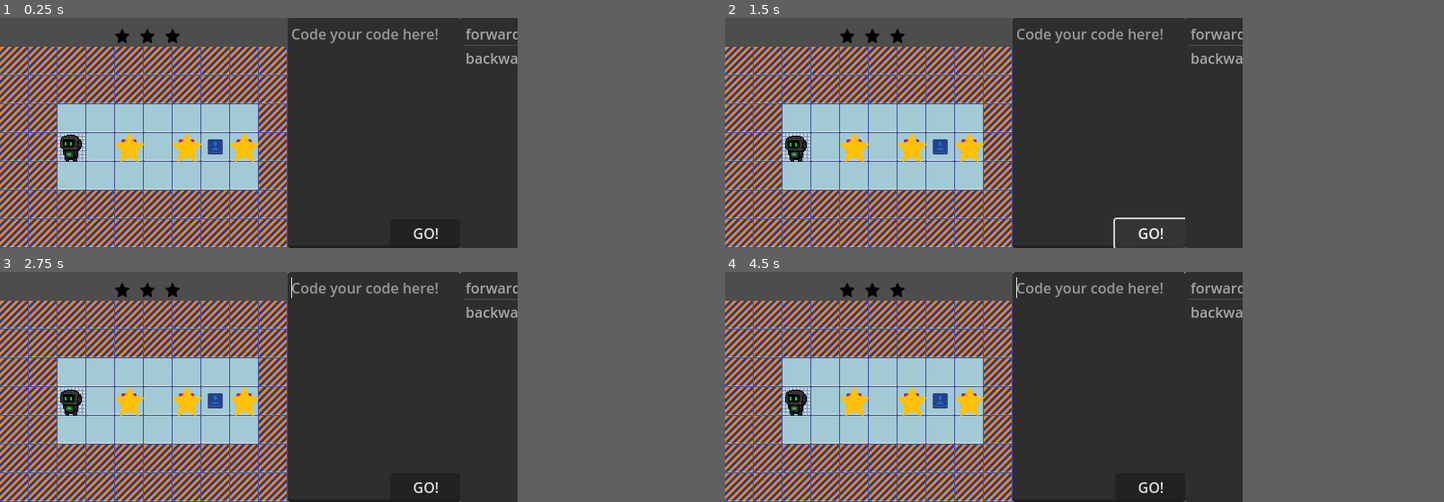
Above: before the commit, frames 1-4 (two rows, left to right).
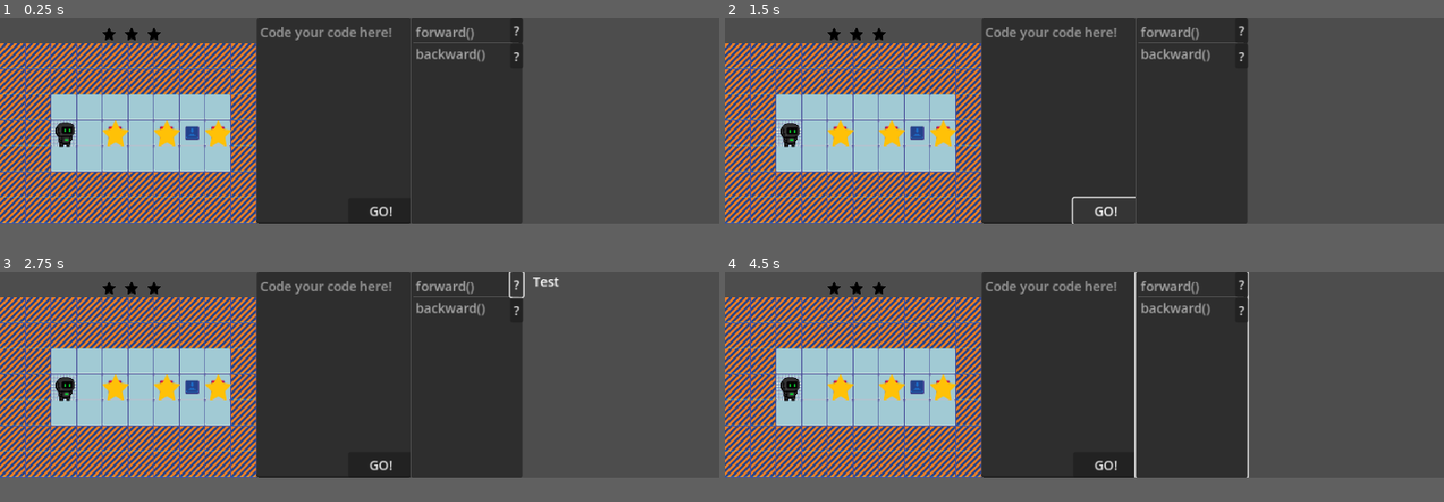
Above: after the commit, the same moments.

Repository: BingloGames/Robot-Bachelor
Game: Godot game, scene res://Level1.tscn
Same seed, same stepped clock (60 frames per second), same inputs: the game is played once before the commit and once after it. The project has no main scene, so this scene is started directly.
Inputs (mouse positions are in pixels of both pictures, inside the frame that each line leads up to):
- Up to frame 1 (0.25 s): no input
- Up to frame 2 (1.5 s): click "GO!" at 0.5 s; click "GO!" at 1.25 s
- Up to frame 3 (2.75 s): click (373, 285) at 2 s, where only the run after the commit has a clickable "?"
- Up to frame 4 (4.5 s): click (1098, 315) at 2.75 s, where only the run after the commit has a clickable "?"; move the mouse to (1098, 375) at 3.52 s; hold Right (ui_right) 3.53-4.28 s; move the mouse to (883, 398) at 4.27 s; hold Down (ui_down) from 4.28 s (still down)
In our replay, the window is 576x256 before the commit and 800x229 after it. These sizes can differ from the game's own. Grey fills any space a smaller window leaves; there, only what the larger window draws over its background counts as a difference.

The runs differ from the first frame. In frame 1, 30% of the frame differs, in the area x 0-73%, y 0-100%; in frame 2, 30%; in frame 3, 30%; in frame 4, 30%.

Commit message:
animation improvement

Diff:
--- a/robot-project/Level test.tscn
+++ b/robot-project/Level test.tscn
@@ -247,7 +247,7 @@
 [sub_resource type="RectangleShape2D" id="RectangleShape2D_1xjbt"]
 size = Vector2(32, 32)
 
-[node name="Node2D" type="Node2D"]
+[node name="Node2D2" type="Node2D"]
 
 [node name="TileMapLayer" type="TileMapLayer" parent="."]
 tile_map_data = PackedByteArray("AAD/////AAAGAAAAAAD//wAAAAAFAAEAAAAAAP//AAAGAAAAAAD+////AAAEAAIAAAABAP//AAAGAAAAAAABAA …(1472 unchanged characters)…
--- a/robot-project/Level1.tscn
+++ b/robot-project/Level1.tscn
@@ -85,16 +85,15 @@
 position = Vector2(80, 144)
 
 [node name="stars" type="Node2D" parent="."]
-position = Vector2(-32, 0)
 
 [node name="Star" parent="stars" instance=ExtResource("4_dwyiq")]
-position = Vector2(176, 144)
+position = Vector2(144, 144)
 
 [node name="Star2" parent="stars" instance=ExtResource("4_dwyiq")]
-position = Vector2(240, 144)
+position = Vector2(208, 144)
 
 [node name="Star3" parent="stars" instance=ExtResource("4_dwyiq")]
-position = Vector2(304, 144)
+position = Vector2(272, 144)
 
 [node name="end_particles" type="CPUParticles2D" parent="."]
 position = Vector2(240, 144)
--- a/robot-project/project.godot
+++ b/robot-project/project.godot
@@ -20,6 +20,6 @@
 
 [display]
 
-window/size/viewport_width=576
+window/size/viewport_width=896
 window/size/viewport_height=256
 window/stretch/mode="canvas_items"
--- a/robot-project/robot.gd
+++ b/robot-project/robot.gd
@@ -64,7 +64,17 @@
 
 
 func idle() -> void:
-	play_animation("idle")
+	match direction:
+		Vector2i.LEFT:
+			play_animation("idle left")
+		Vector2i.RIGHT:
+			play_animation("idle right")
+		Vector2i.UP:
+			play_animation("idle up")
+		Vector2i.DOWN:
+			play_animation("idle down")
+		_:
+			print("????????????????")
 
 
 func walk_animation() -> void:
@@ -85,7 +95,7 @@
 		Vector2i.DOWN:
 			play_animation("walk down")
 		_:
-			play_animation("idle")
+			idle()
 
 
 func check_end():
--- a/robot-project/robot.tscn
+++ b/robot-project/robot.tscn
@@ -45,25 +45,9 @@
 "values": [false]
 }
 
-[sub_resource type="Animation" id="Animation_bkaji"]
-resource_name = "idle"
-length = 1.5
-loop_mode = 1
-tracks/0/type = "value"
-tracks/0/imported = false
-tracks/0/enabled = true
-tracks/0/path = NodePath("Sprite2D:frame")
-tracks/0/interp = 1
-tracks/0/loop_wrap = true
-tracks/0/keys = {
-"times": PackedFloat32Array(0, 0.3, 0.60000014, 0.89999986, 1.2),
-"transitions": PackedFloat32Array(1, 1, 1, 1, 1),
-"update": 1,
-"values": [0, 1, 0, 5, 4]
-}
-
 [sub_resource type="Animation" id="Animation_yyxj1"]
 resource_name = "walk down"
+loop_mode = 1
 tracks/0/type = "value"
 tracks/0/imported = false
 tracks/0/enabled = true
@@ -74,7 +58,7 @@
 "times": PackedFloat32Array(0, 0.2, 0.4, 0.6, 0.8),
 "transitions": PackedFloat32Array(1, 1, 1, 1, 1),
 "update": 1,
-"values": [8, 9, 1, 9, 8]
+"values": [12, 20, 13, 21, 13]
 }
 tracks/1/type = "value"
 tracks/1/imported = false
@@ -156,6 +140,122 @@
 "transitions": PackedFloat32Array(1, 1, 1, 1, 1),
 "update": 1,
 "values": [11, 10, 2, 10, 11]
+}
+tracks/1/type = "value"
+tracks/1/imported = false
+tracks/1/enabled = true
+tracks/1/path = NodePath("Sprite2D:flip_h")
+tracks/1/interp = 1
+tracks/1/loop_wrap = true
+tracks/1/keys = {
+"times": PackedFloat32Array(0),
+"transitions": PackedFloat32Array(1),
+"update": 1,
+"values": [false]
+}
+
+[sub_resource type="Animation" id="Animation_bkaji"]
+resource_name = "idle right"
+length = 1.5
+loop_mode = 1
+tracks/0/type = "value"
+tracks/0/imported = false
+tracks/0/enabled = true
+tracks/0/path = NodePath("Sprite2D:frame")
+tracks/0/interp = 1
+tracks/0/loop_wrap = true
+tracks/0/keys = {
+"times": PackedFloat32Array(0, 0.3, 0.60000014, 0.89999986, 1.2),
+"transitions": PackedFloat32Array(1, 1, 1, 1, 1),
+"update": 1,
+"values": [0, 1, 0, 5, 4]
+}
+tracks/1/type = "value"
+tracks/1/imported = false
+tracks/1/enabled = true
+tracks/1/path = NodePath("Sprite2D:flip_h")
+tracks/1/interp = 1
+tracks/1/loop_wrap = true
+tracks/1/keys = {
+"times": PackedFloat32Array(0),
+"transitions": PackedFloat32Array(1),
+"update": 1,
+"values": [true]
+}
+
+[sub_resource type="Animation" id="Animation_hvhn1"]
+resource_name = "idle left"
+length = 1.5
+loop_mode = 1
+tracks/0/type = "value"
+tracks/0/imported = false
+tracks/0/enabled = true
+tracks/0/path = NodePath("Sprite2D:frame")
+tracks/0/interp = 1
+tracks/0/loop_wrap = true
+tracks/0/keys = {
+"times": PackedFloat32Array(0, 0.3, 0.60000014, 0.89999986, 1.2),
+"transitions": PackedFloat32Array(1, 1, 1, 1, 1),
+"update": 1,
+"values": [0, 1, 0, 5, 4]
+}
+tracks/1/type = "value"
+tracks/1/imported = false
+tracks/1/enabled = true
+tracks/1/path = NodePath("Sprite2D:flip_h")
+tracks/1/interp = 1
+tracks/1/loop_wrap = true
+tracks/1/keys = {
+"times": PackedFloat32Array(0),
+"transitions": PackedFloat32Array(1),
+"update": 1,
+"values": [false]
+}
+
+[sub_resource type="Animation" id="Animation_ydsf0"]
+resource_name = "idle up"
+length = 1.5
+loop_mode = 1
+tracks/0/type = "value"
+tracks/0/imported = false
+tracks/0/enabled = true
+tracks/0/path = NodePath("Sprite2D:frame")
+tracks/0/interp = 1
+tracks/0/loop_wrap = true
+tracks/0/keys = {
+"times": PackedFloat32Array(0, 0.3, 0.60000014, 0.89999986, 1.2),
+"transitions": PackedFloat32Array(1, 1, 1, 1, 1),
+"update": 1,
+"values": [2, 3, 2, 7, 6]
+}
+tracks/1/type = "value"
+tracks/1/imported = false
+tracks/1/enabled = true
+tracks/1/path = NodePath("Sprite2D:flip_h")
+tracks/1/interp = 1
+tracks/1/loop_wrap = true
+tracks/1/keys = {
+"times": PackedFloat32Array(0),
+"transitions": PackedFloat32Array(1),
+"update": 1,
+"values": [false]
+}
+
+[sub_resource type="Animation" id="Animation_754th"]
+resource_name = "idle down"
+length = 1.5
+loop_mode = 1
+tracks/0/type = "value"
+tracks/0/imported = false
+tracks/0/enabled = true
+tracks/0/path = NodePath("Sprite2D:frame")
+tracks/0/interp = 1
+tracks/0/loop_wrap = true
+tracks/0/keys = {
+"times": PackedFloat32Array(0, 0.3, 0.60000014, 0.89999986, 1.2),
+"transitions": PackedFloat32Array(1, 1, 1, 1, 1),
+"update": 1,
+"values": [12, 13, 12, 17, 16]
 }
 tracks/1/type = "value"
 tracks/1/imported = false
@@ -173,7 +273,10 @@
 [sub_resource type="AnimationLibrary" id="AnimationLibrary_hvhn1"]
 _data = {
 &"RESET": SubResource("Animation_yhfw1"),
-&"idle": SubResource("Animation_bkaji"),
+&"idle down": SubResource("Animation_754th"),
+&"idle left": SubResource("Animation_hvhn1"),
+&"idle right": SubResource("Animation_bkaji"),
+&"idle up": SubResource("Animation_ydsf0"),
 &"walk down": SubResource("Animation_yyxj1"),
 &"walk left": SubResource("Animation_dfm56"),
 &"walk right": SubResource("Animation_ru5oq"),
@@ -189,11 +292,11 @@
 [node name="Sprite2D" type="Sprite2D" parent="."]
 texture = ExtResource("2_yhfw1")
 hframes = 4
-vframes = 3
+vframes = 6
 frame = 3
 
 [node name="AnimationPlayer" type="AnimationPlayer" parent="."]
 libraries = {
 &"": SubResource("AnimationLibrary_hvhn1")
 }
-autoplay = "idle"
+autoplay = "idle right"
Not shown: 1 places in robot-project/Level1.tscn that only renumber resources
Binary file changed: robot-project/robot walk new.png
Not shown: 1 places in robot-project/robot.tscn that only renumber resources
